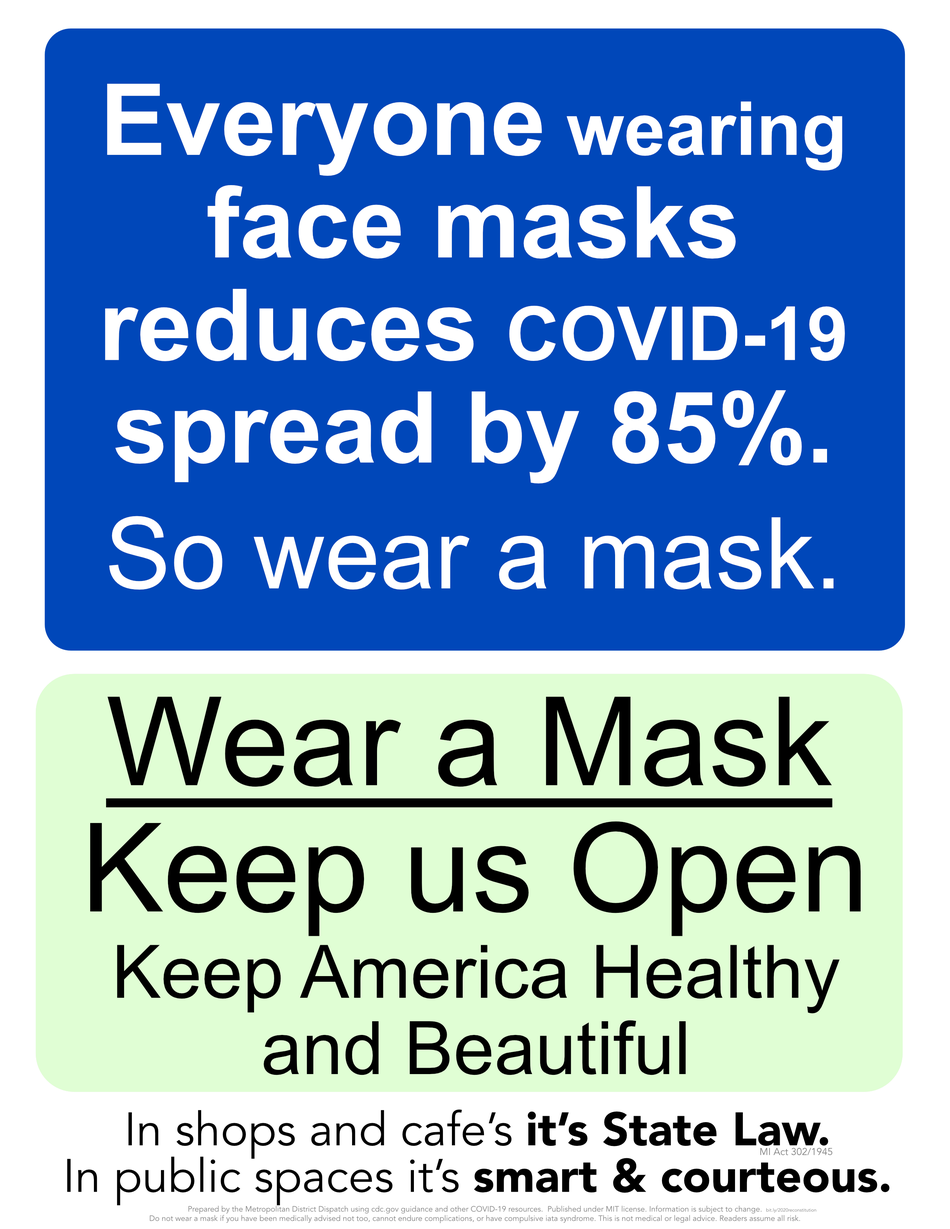
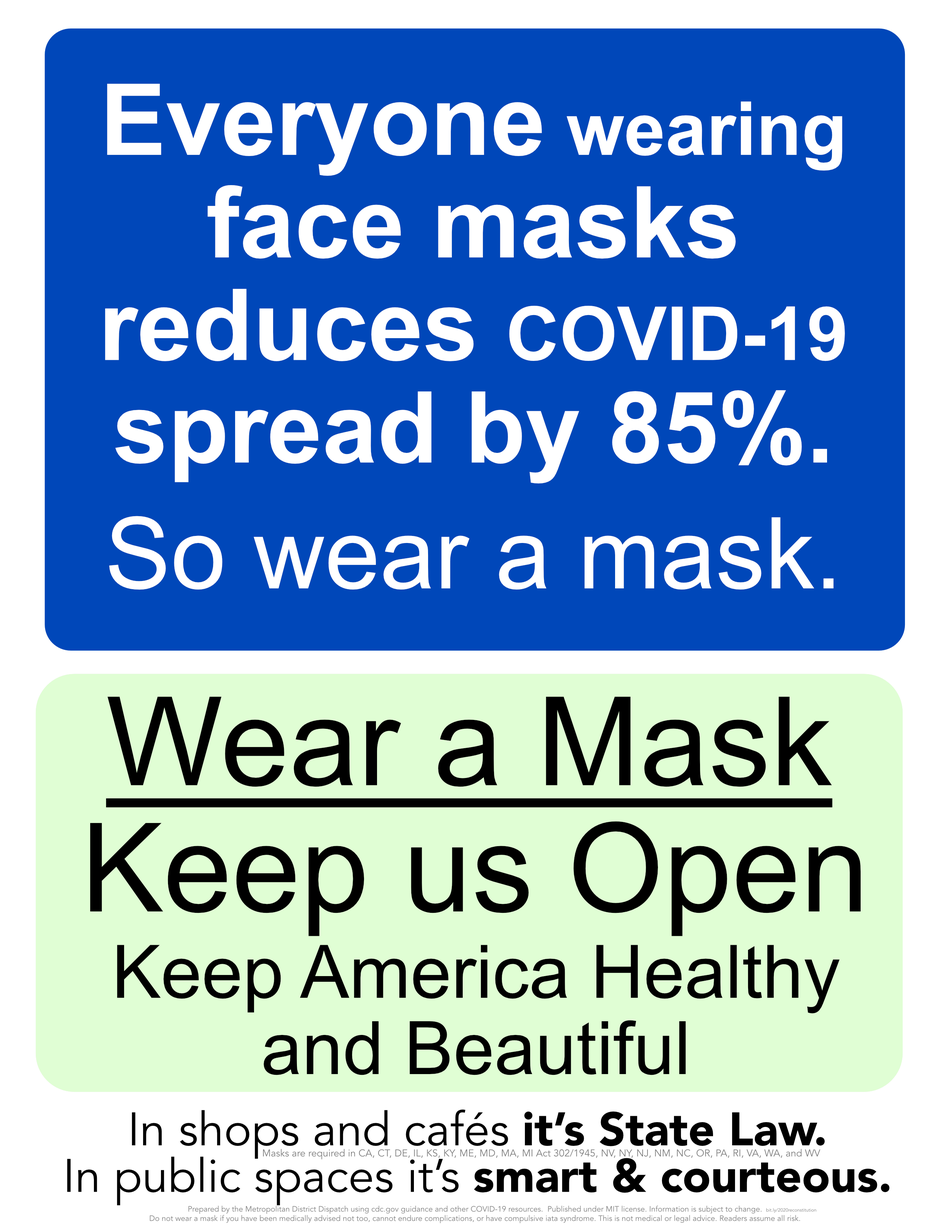
Before/after of a 950x1229 layered artwork. What changed in the layer stack:
painted on (unnamed layer) (6th of 15, in (unnamed layer)) over 262, 1148, 833, 1160
painted on (unnamed layer) (7th of 15, in (unnamed layer)) over 128, 1109, 829, 1160
